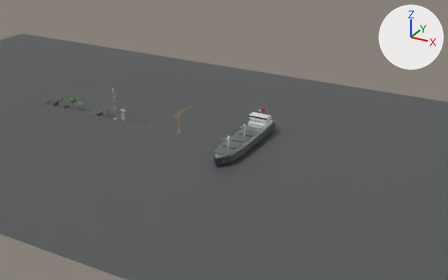
Before and after pictures for a commit that changed the Blender file apps/special-soldier/blender/special_soldier_assets.blend.
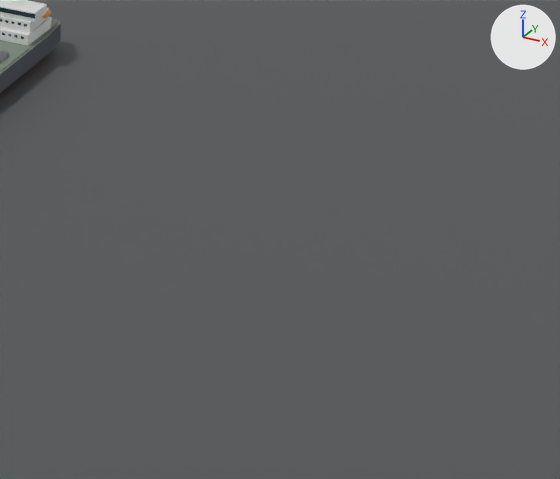
The first picture shows the older version from a 50 mm lens placed at (482.0, -435.0, 220.0), pointed at (238.0, 8.0, -2.0). The close-ups show the older and then the newer version on the part from 57% to 98% of the width and 41% to 97% of the height of that picture. Only the edits that show in the close-ups are written down. Every picture has the same lights, and +X, +Y and +Z are marked at upper right.

The first close-up shows 'CargoShip', 'StudioFloor'.
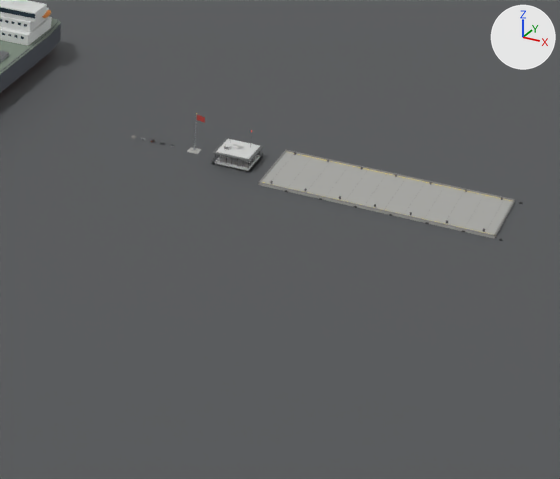
Patch to the scene script:
```diff
--- a/apps/special-soldier/blender/special_soldier_assets.blend.py
+++ b/apps/special-soldier/blender/special_soldier_assets.blend.py
@@ ob_pier @@
+ob_pier = bpy.data.objects.new('Pier', me_pier_root)  # 6196 vertices, 5560 faces; spans x -30.0..32.0, y -11.2..11.2, z -8.6..1.2; in mat_p_conc (grey #aaaaa6), mat_p_conc_dark (grey #8e8e8b), mat_p_yellow (yellow #e7cb50), mat_p_iron (dark grey #505052), mat_p_rubber (dark grey #303030)
+ob_pier.location = (382.4, 0.0, 0.0)
@@ ob_towercab @@
+ob_towercab = bpy.data.objects.new('TowerCab', me_towercab_root)  # 1500 vertices, 1410 faces; spans x -5.4..5.4, y -5.4..5.4, z -0.22..8.28; in mat_t_roof (grey #6f7373), mat_t_white (light grey #d7d8d7), mat_t_frame (dark grey #595b5d), mat_t_beacon (red #ff6c59)
+ob_towercab.location = (342.8, 0.0, 0.0)
@@ ob_flagpole @@
+ob_flagpole = bpy.data.objects.new('Flagpole', me_flagpole_root)  # 300 vertices, 284 faces; spans x -1.5..2.33, y -1.5..1.5, z 0.0..11.21; in mat_f_conc (grey #b1b1ad), mat_f_alu (light grey #cbced0), mat_f_gold (yellow #e7cb6c), mat_f_flag_dark (dark grey #3f3f3f), mat_f_flag (red #bc453f)
+ob_flagpole.location = (330.7, 0.0, 0.0)
```

Location of each change, (x1, y1, x2, y2) in pixels of the close-ups (560 x 479 px):
'Pier', added: after (258, 150, 523, 241)
    faces in mat_p_conc (grey #aaaaa6): (258, 151, 515, 239)
    faces in mat_p_conc_dark (grey #8e8e8b): (259, 150, 515, 237)
    faces in mat_p_yellow (yellow #e7cb50): (263, 152, 511, 236)
'TowerCab', added: after (211, 130, 263, 172)
    faces in mat_t_white (light grey #d7d8d7): (215, 139, 260, 171)
    faces in mat_t_roof (grey #6f7373): (212, 138, 263, 172)
'Flagpole', added: after (187, 113, 205, 154)
